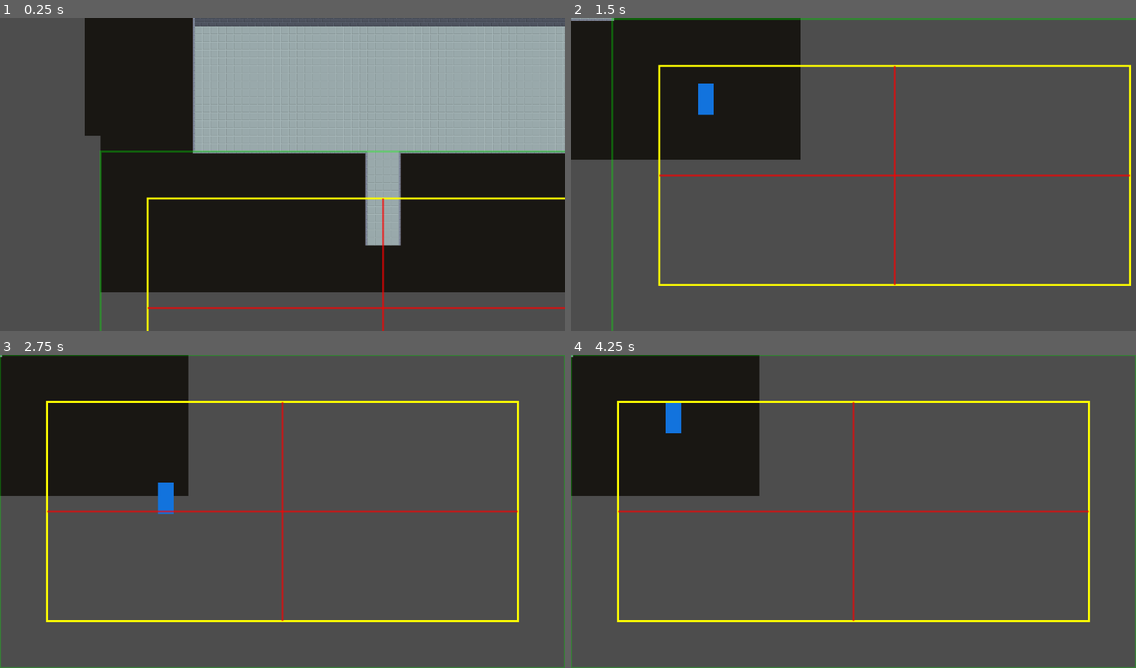
Above: before the commit, frames 1-4 (two rows, left to right).
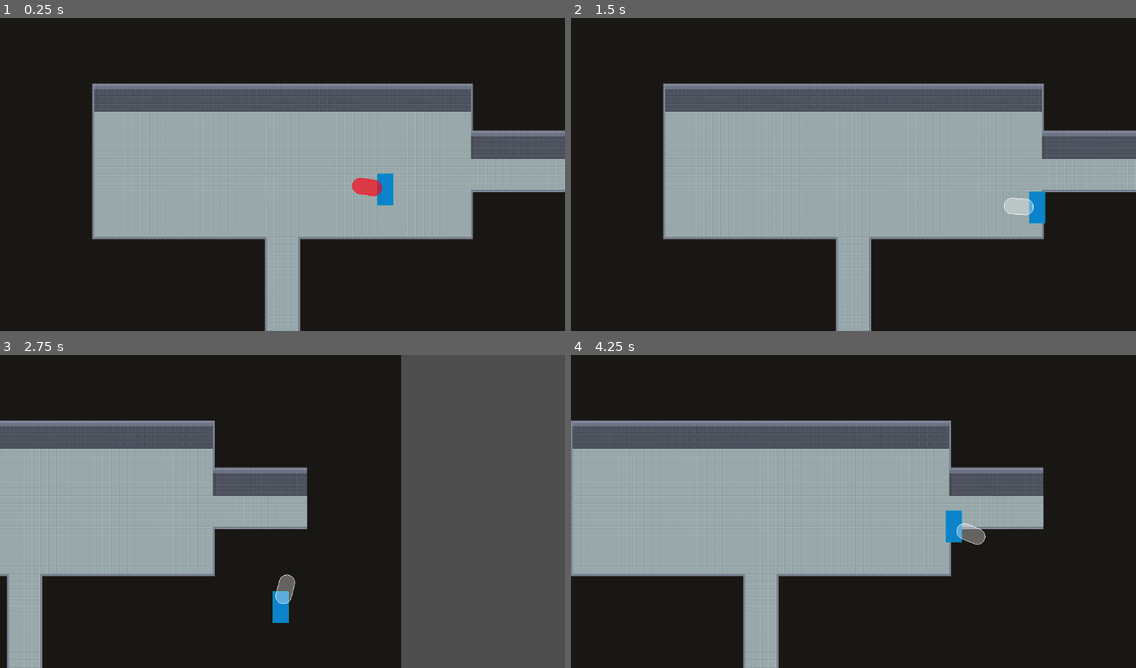
Above: after the commit, the same moments.

Repository: Supertolek/jeu-trop-koul
Game: Godot game, scene res://scenes/game.tscn
Two runs of this game, one before a commit and one after it. Both use one fixed random seed, a clock stepped at 60 frames per second and the inputs below.
Inputs (mouse positions are in pixels of both pictures, inside the frame that each line leads up to):
- Up to frame 1 (0.25 s): no input
- Up to frame 2 (1.5 s): move the mouse to (977, 158) at 0.52 s; press the mouse at (977, 158) at 0.53 s; hold Right (move_right) 0.53-1.28 s; move the mouse to (740, 190) at 1.27 s; release the mouse at (740, 190) at 1.28 s; hold Down (move_down) from 1.28 s (still down); click (740, 190) at 1.35 s
- Up to frame 3 (2.75 s): move the mouse to (339, 442) at 2.02 s; release Down (move_down) at 2.03 s; press the mouse at (339, 442) at 2.03 s; hold Right (move_right) from 2.03 s (still down)
- Up to frame 4 (4.25 s): move the mouse to (825, 574) at 2.77 s; release Right (move_right) at 2.78 s; release the mouse at (825, 574) at 2.78 s; hold Up (move_up) 2.78-3.53 s; click (825, 574) at 2.85 s; move the mouse to (1023, 558) at 3.52 s; press the mouse at (1023, 558) at 3.53 s; hold Left (move_left) from 3.53 s (still down)

The runs differ from the first frame. In frame 1, 74% of the frame differs, in the area x 0-100%, y 0-100%; in frame 2, 85%; in frame 3, 64%; in frame 4, 90%.

Commit message:
Add the basics of an attack system

Diff:
--- a/project.godot
+++ b/project.godot
@@ -46,6 +46,11 @@
 , Object(InputEventKey,"resource_local_to_scene":false,"resource_name":"","device":-1,"window_id":0,"alt_pressed":false …(183 unchanged characters)…
 ]
 }
+attack={
+"deadzone": 0.2,
+"events": [Object(InputEventMouseButton,"resource_local_to_scene":false,"resource_name":"","device":-1,"window_id":0,"alt_pressed":false,"shift_pressed":false,"ctrl_pressed":false,"meta_pressed":false,"button_mask":1,"position":Vector2(202, 25),"global_position":Vector2(211, 73),"factor":1.0,"button_index":1,"canceled":false,"pressed":true,"double_click":false,"script":null)
+]
+}
 
 [rendering]
 
--- a/scenes/game.tscn
+++ b/scenes/game.tscn
@@ -77,9 +77,10 @@
 tile_set = SubResource("TileSet_iywne")
 
 [node name="Player" parent="." instance=ExtResource("2_3vnji")]
-position = Vector2(986, 576)
+position = Vector2(786, 351)
 
 [node name="RoomCamera" parent="." node_paths=PackedStringArray("player_node") instance=ExtResource("3_f06ig")]
+position = Vector2(576, 320)
 editor_draw_screen = false
 player_node = NodePath("../Player")
 
@@ -90,4 +91,4 @@
 primary_lines = Color(0, 1, 0, 0.313726)
 secondary_lines = Color(1, 1, 0, 1)
 middle_lines = Color(1, 0, 0, 0.627451)
-display = null
+metadata/_edit_lock_ = true
--- a/scenes/player.tscn
+++ b/scenes/player.tscn
@@ -1,13 +1,71 @@
-[gd_scene load_steps=4 format=3 uid="uid://d0wegsgalj7fw"]
+[gd_scene load_steps=9 format=3 uid="uid://d0wegsgalj7fw"]
 
 [ext_resource type="Script" uid="uid://d20ltlucj3eq4" path="res://scripts/player.gd" id="1_6uy16"]
 [ext_resource type="Texture2D" uid="uid://b5fotoplifegi" path="res://assets/placeholders/blue_square.png" id="2_g2els"]
+[ext_resource type="Texture2D" uid="uid://cl3bufnempisd" path="res://assets/attack_sweap.png" id="3_qhqgy"]
 
 [sub_resource type="RectangleShape2D" id="RectangleShape2D_qhqgy"]
 size = Vector2(32, 64)
 
-[node name="Player" type="CharacterBody2D"]
+[sub_resource type="Animation" id="Animation_dqkch"]
+resource_name = "sweap_attack"
+length = 0.5
+step = 0.05
+tracks/0/type = "method"
+tracks/0/imported = false
+tracks/0/enabled = true
+tracks/0/path = NodePath("..")
+tracks/0/interp = 1
+tracks/0/loop_wrap = true
+tracks/0/keys = {
+"times": PackedFloat32Array(0.5),
+"transitions": PackedFloat32Array(1),
+"values": [{
+"args": [],
+"method": &"_attack_end"
+}]
+}
+tracks/1/type = "value"
+tracks/1/imported = false
+tracks/1/enabled = true
+tracks/1/path = NodePath("../WeaponGroup/Area2D/CollisionShape2D:disabled")
+tracks/1/interp = 1
+tracks/1/loop_wrap = true
+tracks/1/keys = {
+"times": PackedFloat32Array(0, 0.2, 0.3),
+"transitions": PackedFloat32Array(1, 1, 1),
+"update": 1,
+"values": [true, false, true]
+}
+
+[sub_resource type="Animation" id="Animation_qlg0r"]
+length = 0.001
+tracks/0/type = "value"
+tracks/0/imported = false
+tracks/0/enabled = true
+tracks/0/path = NodePath("../WeaponGroup/Area2D/CollisionShape2D:disabled")
+tracks/0/interp = 1
+tracks/0/loop_wrap = true
+tracks/0/keys = {
+"times": PackedFloat32Array(0),
+"transitions": PackedFloat32Array(1),
+"update": 1,
+"values": [false]
+}
+
+[sub_resource type="AnimationLibrary" id="AnimationLibrary_tuyoq"]
+_data = {
+&"RESET": SubResource("Animation_qlg0r"),
+&"sweap_attack": SubResource("Animation_dqkch")
+}
+
+[sub_resource type="CapsuleShape2D" id="CapsuleShape2D_qhqgy"]
+radius = 8.0
+
+[node name="Player" type="CharacterBody2D" node_paths=PackedStringArray("weapon_group", "sweapAttackSprite")]
 script = ExtResource("1_6uy16")
+weapon_group = NodePath("WeaponGroup")
+sweapAttackSprite = NodePath("WeaponGroup/sweapAttackSprite")
 
 [node name="Sprite" type="Sprite2D" parent="."]
 scale = Vector2(0.5, 1)
@@ -15,3 +73,27 @@
 
 [node name="CollisionShape2D" type="CollisionShape2D" parent="."]
 shape = SubResource("RectangleShape2D_qhqgy")
+
+[node name="AnimationPlayer" type="AnimationPlayer" parent="."]
+unique_name_in_owner = true
+root_node = NodePath("../CollisionShape2D")
+libraries = {
+&"": SubResource("AnimationLibrary_tuyoq")
+}
+
+[node name="WeaponGroup" type="Node2D" parent="."]
+scale = Vector2(2, 2)
+
+[node name="sweapAttackSprite" type="Sprite2D" parent="WeaponGroup"]
+visible = false
+position = Vector2(16, 0)
+scale = Vector2(0.5, 0.5)
+texture = ExtResource("3_qhqgy")
+
+[node name="Area2D" type="Area2D" parent="WeaponGroup"]
+
+[node name="CollisionShape2D" type="CollisionShape2D" parent="WeaponGroup/Area2D"]
+position = Vector2(19, 0)
+rotation = 1.5708
+shape = SubResource("CapsuleShape2D_qhqgy")
+debug_color = Color(1, 0.00392157, 0.0705882, 0.658824)
--- a/scripts/@tool script/drawing_line.gd
+++ b/scripts/@tool script/drawing_line.gd
@@ -12,7 +12,7 @@
 @export var primary_lines: Color = Color(0, 0, 0)
 @export var secondary_lines: Color
 @export var middle_lines: Color
-@export var display:bool = false
+@export var show_in_game:bool = false
 
 func _process(delta: float) -> void:
 	# Force the posistion of the node which had the tool script to be stick to the center
@@ -20,7 +20,12 @@
 		position = Vector2.ZERO
 	queue_redraw()
 
+
+
 func _draw() -> void:
+	if not Engine.is_editor_hint():
+		if not show_in_game:
+			return
 	var camera_offset := source_camera.offset_size
 	var camera_offset_vect := Vector2(camera_offset,camera_offset)
 	#var camera_size := room_size * source_tilemap.scale * 32 / source_camera.zoom
--- a/scripts/player.gd
+++ b/scripts/player.gd
@@ -5,6 +5,14 @@
 var max_speed: int = 55 * player_scale
 var acceleration: int = 5 * player_scale
 var friction: int = 8 * player_scale
+
+var is_attacking:bool = false
+@onready var animation_player: AnimationPlayer = %AnimationPlayer
+
+@export var weapon_group: Node2D
+@export var sweapAttackSprite: Sprite2D
+func _ready() -> void:
+	toggle_2d_collision_shape_visibility()
 
 func _physics_process(delta: float) -> void:
 	var direction: Vector2 = Vector2(
@@ -16,3 +24,34 @@
 	velocity = lerp(velocity, max_speed * direction, lerp_weight)
 
 	move_and_slide()
+
+func _process(_delta: float) -> void:
+	#if global_position.x - get_global_mouse_position().x > 0:
+		#sweapAttackSprite.flip_v = true
+	#else:
+		#sweapAttackSprite.flip_v = false
+	weapon_group.look_at(get_global_mouse_position())
+
+func _input(event: InputEvent) -> void:
+	if event.is_action_pressed("attack"):
+		if not is_attacking:
+			is_attacking = true
+
+			animation_player.play("sweap_attack")
+
+func _attack_end():
+	is_attacking = false
+
+func toggle_2d_collision_shape_visibility() -> void:
+	var tree := get_tree()
+	tree.debug_collisions_hint = not tree.debug_collisions_hint
+
+	# Traverse tree to call queue_redraw on instances of
+	# CollisionShape2D and CollisionPolygon2D.
+	var node_stack: Array[Node] = [tree.get_root()]
+	while not node_stack.is_empty():
+		var node: Node = node_stack.pop_back()
+		if is_instance_valid(node):
+			if node is CollisionShape2D or node is CollisionPolygon2D:
+				node.queue_redraw()
+			node_stack.append_array(node.get_children())
Binary file added: assets/attack_sweap.png
Not shown, added: assets/attack_sweap.png.import
Binary file added: assets/sweap_sprite - Copie - Copie.png
Not shown, added: assets/sweap_sprite - Copie - Copie.png.import
Binary file added: assets/sweap_sprite.png
Not shown, added: assets/sweap_sprite.png.import
